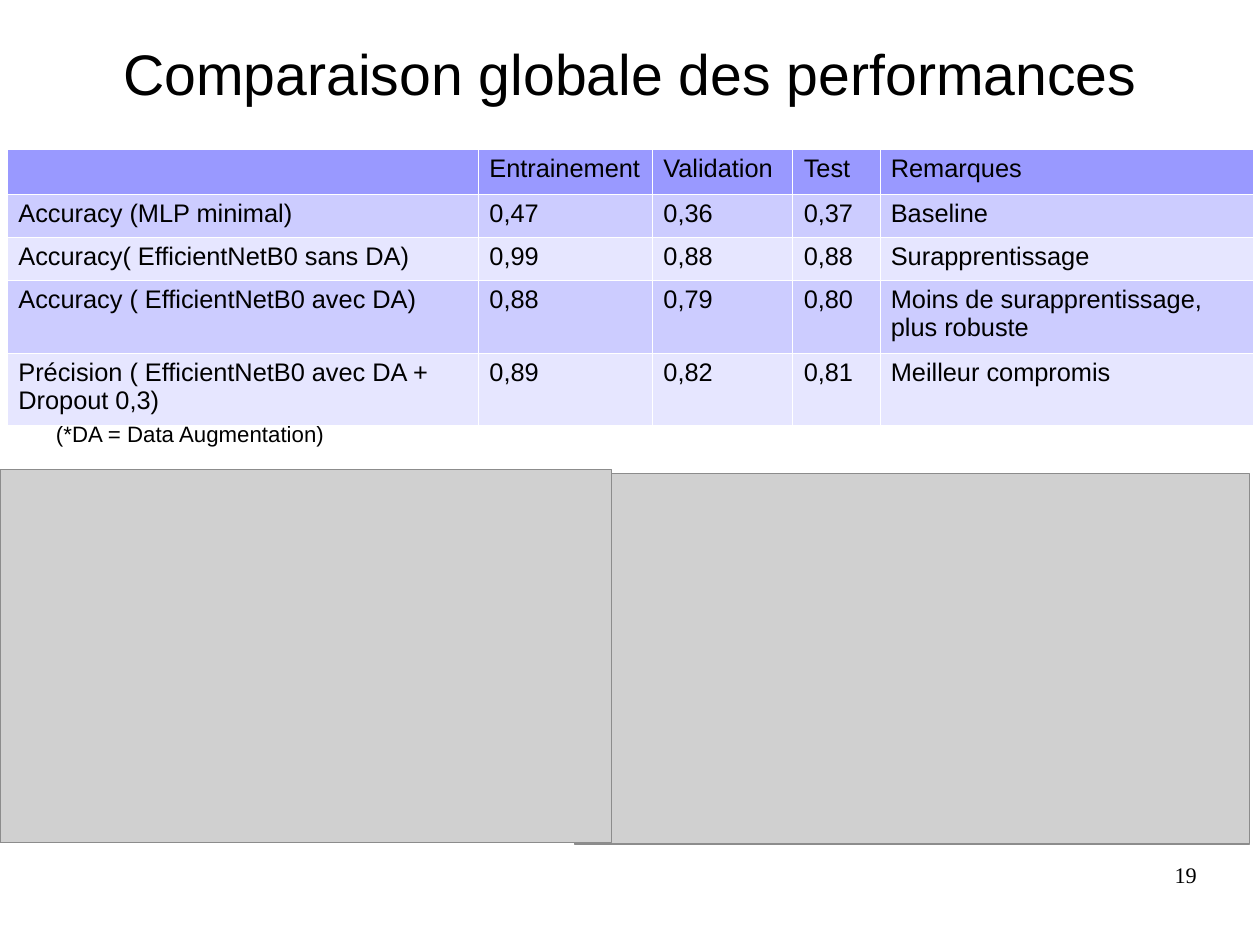
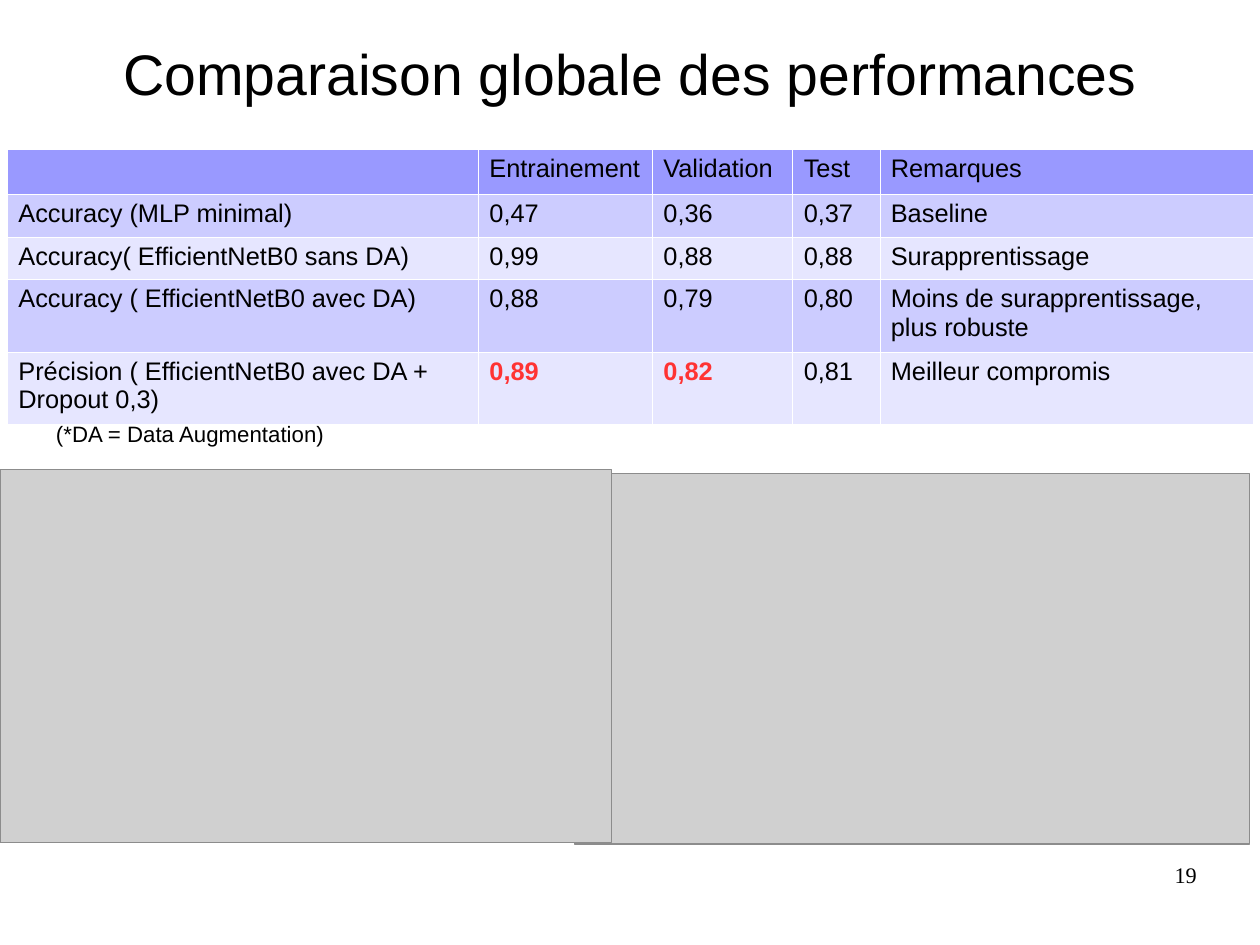
Before and after one commit to JohannaSole/classification-produits, a slide deck: slide 19 of Sole_Johanna_4_presentation_042025.odp. Drawn at 1260x945 pixels with LibreOffice and Linux fonts; fonts in the diff are those of the drawing; grey boxes stand for pictures. Boxes give left, top, right and bottom in pixels: in the first picture for what was removed or moved away, otherwise in the second. Text is boxed around its words. In the diff, an @@ line names an element or a change of style, - is before the commit and + after.

```diff
--- a/Sole_Johanna_4_presentation_042025.odp
+++ b/Sole_Johanna_4_presentation_042025.odp
@@ table at box(7, 149, 1252, 418) @@
@@ text colour #000000 to #FF3333, bold on in "0,89", "0,82" @@
```
Also in this commit, not shown: 2 other slides changed, 1 other file.
